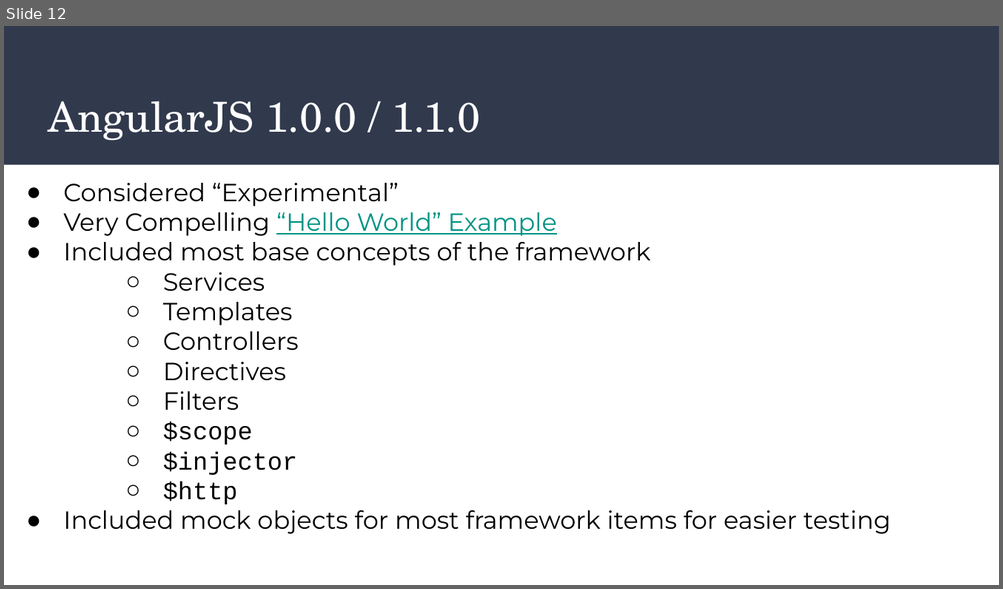
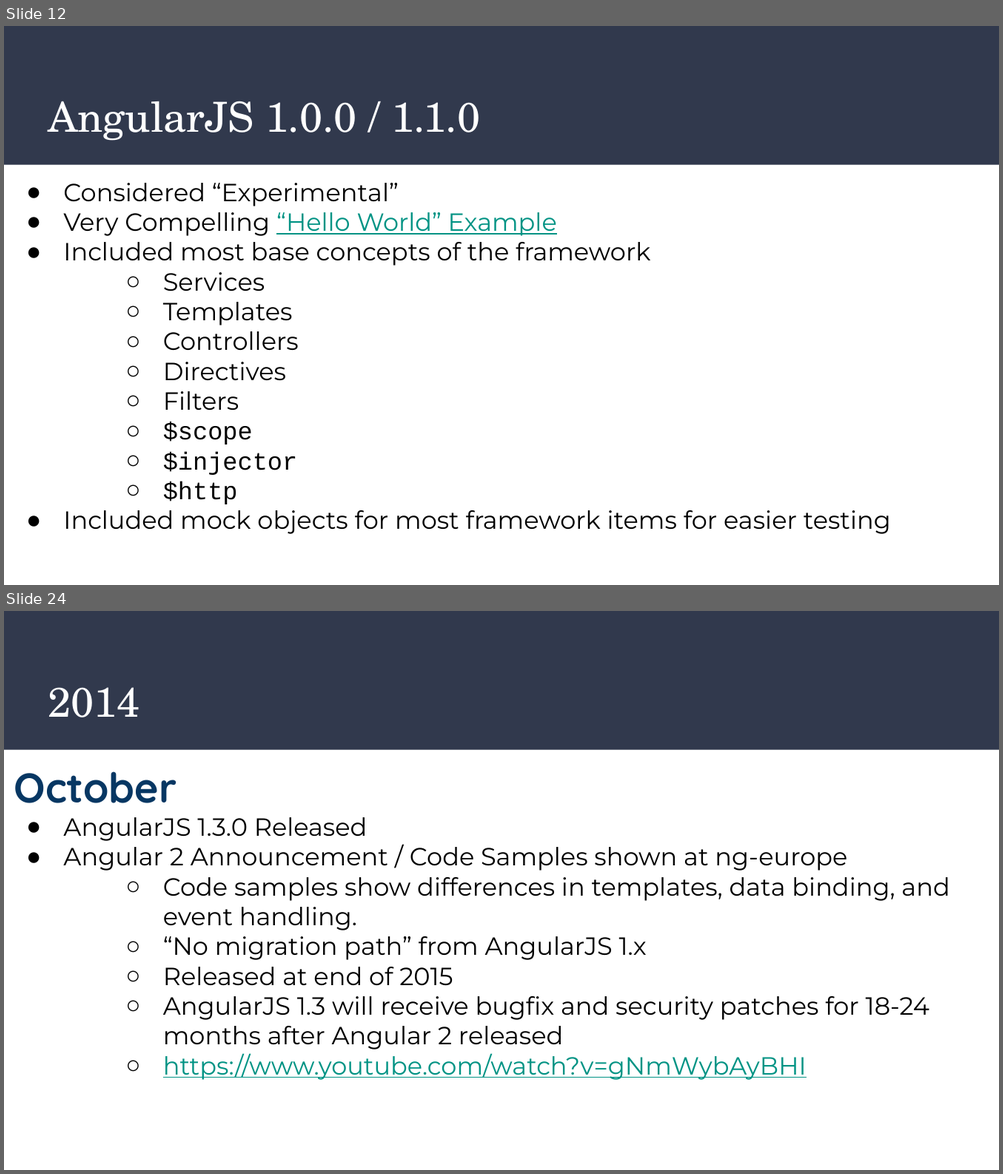
Before and after one commit to JasonTypesCodes/angularjs-retro, a slide deck: AngularJS - A Retrospective.odp. Shown one above the other, each under a label of ours: slide 12 before the commit, slides 12 and 24 after it; the slides between them are not shown. The pictures are 1003x589 and 1003x1174 pixels, drawn with LibreOffice and Linux fonts; fonts in the diff are those of the drawing. Boxes give left, top, right and bottom in pixels: in the first picture for what was removed or moved away, otherwise in the second. Text is boxed around its words. In the diff, an @@ line names an element or a change of style, - is before the commit and + after.

```diff
--- a/AngularJS - A Retrospective.odp
+++ b/AngularJS - A Retrospective.odp
@@ slide 24 added at (4,611,999,1170), background #FFFFFF; not listed: 1 template element that a slide beside it also shows @@
@@ title added at (48,687,140,718), 30 pt, text #FFFFFF @@
+2014
@@ text added at (14,772,949,1080), 18 pt, text #000000 @@
+October
+● AngularJS 1.3.0 Released
+● Angular 2 Announcement / Code Samples shown at ng-europe
+  ○ Code samples show differences in templates, data binding, and event handling.
+  ○ “No migration path” from AngularJS 1.x
+  ○ Released at end of 2015
+  ○ AngularJS 1.3 will receive bugfix and security patches for 18-24 months after Angular 2 released
+  ○ https://www.youtube.com/watch?v=gNmWybAyBHI
```
Also in this commit, not shown: 3 slides changed, 25 other slides added.
